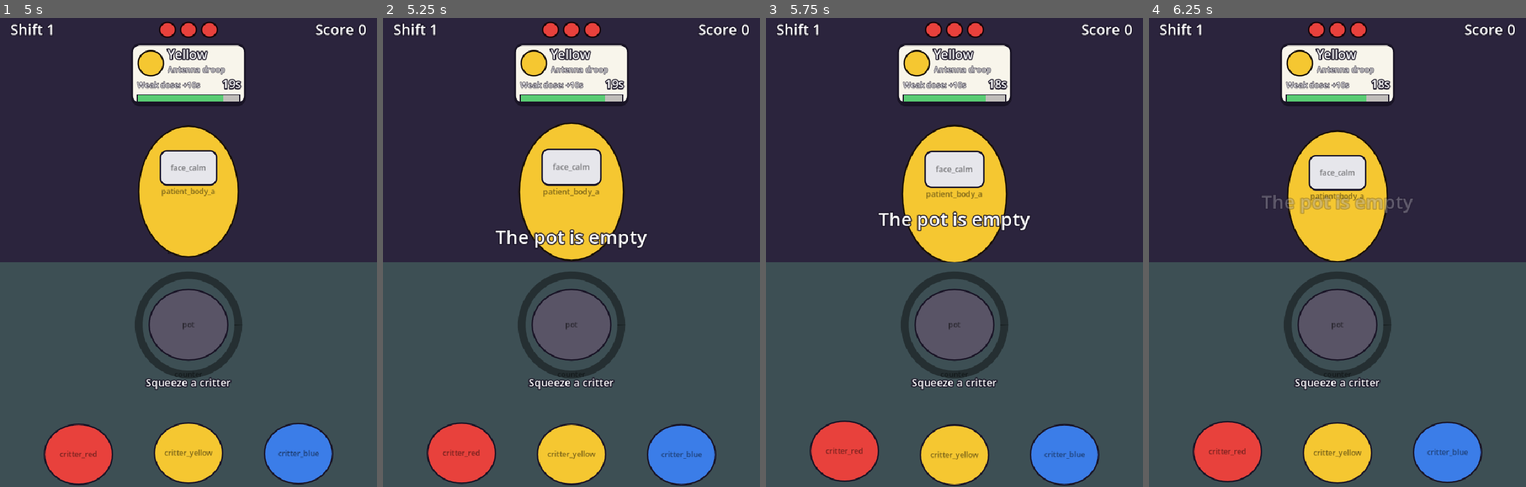
Above: before the commit, frames 1-4 (left to right).
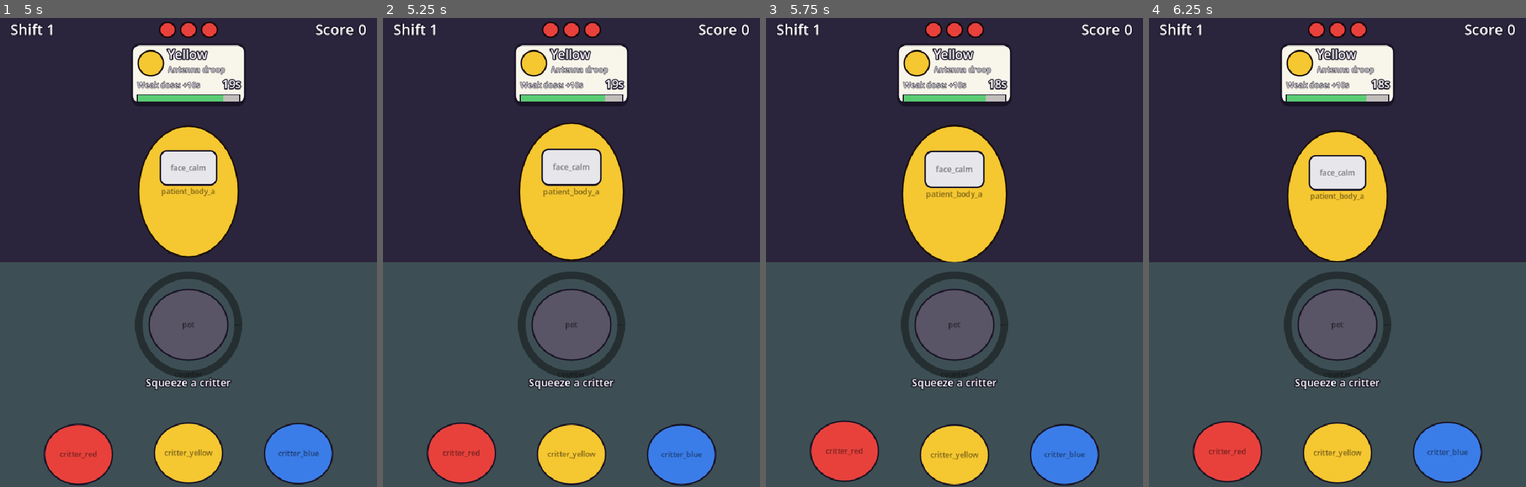
Above: after the commit, the same moments.

Repository: zuhayermasud/mts-game-jam-2026
Game: Godot game, scene res://scenes/main.tscn
The game is run twice, just before and just after one commit, with the same random seed, the same clock (stepped at 60 frames per second) and the same inputs.
Inputs (mouse positions are in pixels of both pictures, inside the frame that each line leads up to):
- Up to frame 1 (5 s): move the mouse to (271, 229) at 0.52 s; click (271, 229) at 0.67 s; move the mouse to (113, 275) at 1.27 s; click (113, 275) at 1.42 s; move the mouse to (226, 149) at 2.02 s; click (226, 149) at 2.17 s; move the mouse to (169, 346) at 2.77 s; click (169, 346) at 2.92 s; move the mouse to (301, 322) at 3.52 s; click (301, 322) at 3.67 s; move the mouse to (75, 182) at 4.27 s; click (75, 182) at 4.42 s
- Up to frame 2 (5.25 s): move the mouse to (590, 252) at 5.02 s; click (590, 252) at 5.17 s
- Up to frame 3 (5.75 s): no input
- Up to frame 4 (6.25 s): move the mouse to (1280, 135) at 5.77 s; click (1280, 135) at 5.92 s

Frame 1 is identical in both runs. In frame 2, 0.7% of the frame differs, in the area x 29-71%, y 45-50%; in frame 3, 0.7%, in the area x 29-71%, y 41-46%; in frame 4, 0.6%.

Commit message:
Left-click anywhere pulls the pot, right-click a patient serves

Diff:
--- a/scripts/main.gd
+++ b/scripts/main.gd
@@ -1,5 +1,5 @@
 extends Node2D
-## The clinic: wires critters -> pot -> click a patient, fills the chairs from
+## The clinic: wires critters -> pot -> right-click a patient, fills the chairs from
 ## the shift list, and keeps score and lives.
 
 const BODY_ARTS: Array[String] = ["patient_body_a", "patient_body_b"]
@@ -110,13 +110,28 @@
 	pot.pour(kind)
 
 
+## A left click anywhere that nothing else took (not a critter or a button) pulls the pot,
+## so you never have to move the mouse back to the pot to stop the needle.
+func _unhandled_input(event: InputEvent) -> void:
+	if game_over:
+		return
+	if event is InputEventMouseButton and event.pressed and event.button_index == MOUSE_BUTTON_LEFT:
+		pot.pull()
+
+
+## Left-click a patient = pull, like anywhere else. Right-click = give them the pot.
 func _on_patient_clicked(button: MouseButton, p: Patient) -> void:
-	if button != MOUSE_BUTTON_LEFT or game_over or not p.active:
+	if game_over or not p.active:
+		return
+	if button == MOUSE_BUTTON_LEFT:
+		pot.pull()
+		return
+	if button != MOUSE_BUTTON_RIGHT:
 		return
 	if pot.is_empty():
 		_toast("The pot is empty", Color.WHITE)
 		return
-	# Clicking a patient while it boils pulls the brew right now and serves it.
+	# Right-clicking a patient while it boils pulls the brew right now and serves it.
 	# Pulling in the red boils it over (the boiled_over toast covers that).
 	if pot.is_boiling() and not pot.pull():
 		if not pot.is_empty():
--- a/scripts/patient.gd
+++ b/scripts/patient.gd
@@ -1,7 +1,7 @@
 class_name Patient
 extends Clickable
 ## A patient in one of the chairs. Every seated patient's clock ticks at the same time.
-## Click them to serve the pot. Their status card at the top of the screen reads from here.
+## Right-click them to serve the pot. Their status card at the top of the screen reads from here.
 ## `resolved` fires the moment the outcome is decided (for score and lives),
 ## `gone` fires after the leave animation (the chair is free again).
 
--- a/scripts/pot.gd
+++ b/scripts/pot.gd
@@ -1,7 +1,7 @@
 class_name Pot
 extends Clickable
 ## The pot on the counter. Pours land instantly and every pour starts the boil from zero:
-## the needle laps the ring by itself, passing the same zones every lap. Click the pot to
+## the needle laps the ring by itself, passing the same zones every lap. Left-click anywhere to
 ## pull the brew: in the gold band it's perfect, on grey it's weak (overcooked once the
 ## needle has passed the band), and in the red section it boils over and empties.
 ## Left alone, it boils over at the end of the last lap (pips count the laps left).
--- a/tests/smoke_test.gd
+++ b/tests/smoke_test.gd
@@ -78,6 +78,16 @@
 	_check(pot.quality() == Potion.Quality.WEAK and pot.overcooked, "grey on a later lap = weak, overcooked")
 	pot.dump()
 
+	# A left click anywhere pulls the pot.
+	pot.pour(Potion.Kind.RED)
+	pot._process((pot.band_start + pot.band_end) * 0.5)
+	var click := InputEventMouseButton.new()
+	click.button_index = MOUSE_BUTTON_LEFT
+	click.pressed = true
+	main._unhandled_input(click)
+	_check(pot.is_set() and pot.quality() == Potion.Quality.PERFECT, "a left click anywhere pulls the pot")
+	pot.dump()
+
 	# Pulling in the red boils over.
 	pot.pour(Potion.Kind.RED)
 	pot._process(pot.red_at() + 0.05)
@@ -117,9 +127,9 @@
 	pot.pour(cure)
 	pot._process(cfg.weak_from * 0.5)
 	before = patient.time_left
-	main._on_patient_clicked(MOUSE_BUTTON_LEFT, patient)
+	main._on_patient_clicked(MOUSE_BUTTON_RIGHT, patient)
 	_check(pot.is_boiling() and patient.active and patient.time_left == before and patient.info.borrows == 0,
-			"clicking a patient while raw does nothing")
+			"right-clicking a patient while raw does nothing")
 	pot.dump()
 
 	# Weak correct potions borrow with interest: +10, +6, +3, then +3.
@@ -152,8 +162,8 @@
 	pot.pour(patient.info.cure)
 	pot._process((pot.band_start + pot.band_end) * 0.5)
 	_check(pot.is_boiling(), "pot still on the boil before the click")
-	main._on_patient_clicked(MOUSE_BUTTON_LEFT, patient)
-	_check(patient.outcome == Patient.Outcome.CURED and pot.is_empty(), "clicking a patient pulls the boiling pot and serves it")
+	main._on_patient_clicked(MOUSE_BUTTON_RIGHT, patient)
+	_check(patient.outcome == Patient.Outcome.CURED and pot.is_empty(), "right-clicking a patient pulls the boiling pot and serves it")
 	_check(main.score >= score_before + cfg.score_perfect, "perfect brew cures and scores")
 
 	# Timeout without a borrow -> a life lost, but the run goes on.
Not shown, changed: SPEC.md
